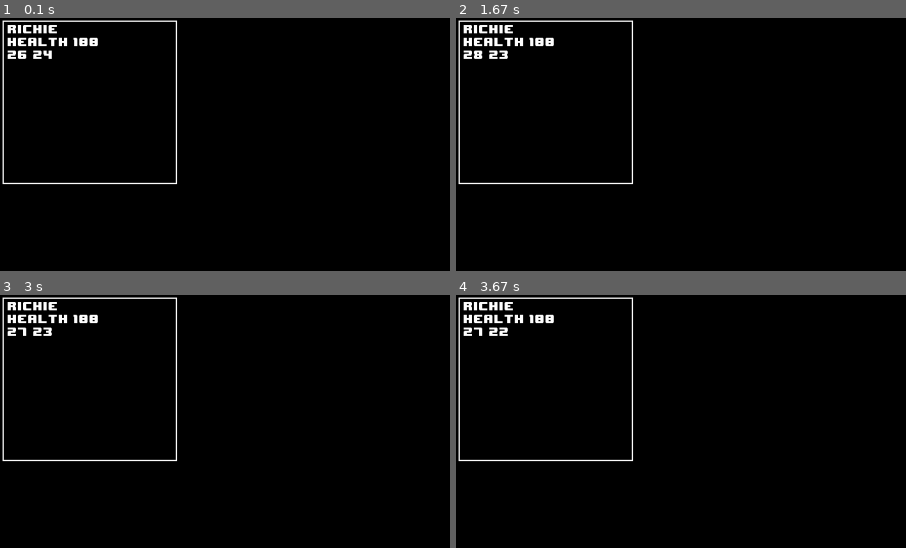
Above: before the commit, frames 1-4 (two rows, left to right).
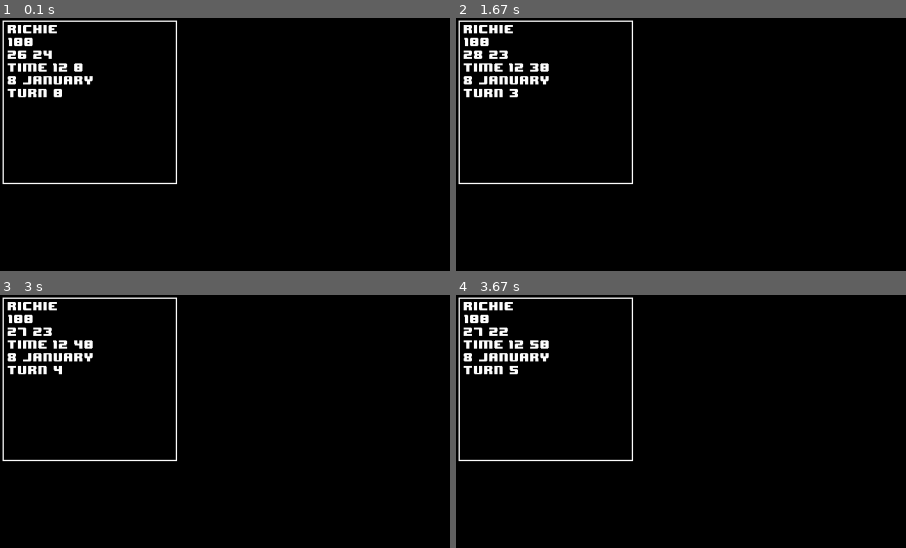
Above: after the commit, the same moments.

Repository: richpet9/pygame-tile-game
Game: pygame game, started from engine.py
Two runs of this game, one before a commit and one after it. Both use one fixed random seed, a clock stepped at 60 frames per second and the inputs below.
Inputs:
- Up to frame 1 (0.1 s): no input
- Up to frame 2 (1.67 s): hold D 0.33-0.8 s; hold W 0.83-1.13 s; hold D 1.17-1.63 s
- Up to frame 3 (3 s): hold A 1.67-2.2 s; tap E at 1.82 s; hold S 2.23-2.53 s; tap Enter at 2.57 s; hold A from 2.9 s (still down)
- Up to frame 4 (3.67 s): tap E at 3.05 s; release A at 3.3 s; hold W from 3.33 s (still down)
The pictures show only the part of the screen within x 0-50%, y 0-50%; the shares and areas given below are measured in that part.

The runs differ from the first frame. In frame 1, 1.7% of the frame differs, in the area x 1-22%, y 7-32%; in frame 2, 1.8%; in frame 3, 1.7%; in frame 4, 1.8%.

Commit message:
gamestats + hud updates

Diff:
--- a/engine.py
+++ b/engine.py
@@ -11,6 +11,17 @@
 import objects
 
 
+class GameStats:
+    '''
+    GameStats stores all the current stats for the game / life
+    '''
+
+    def __init__(self):
+        self.turn_count = 0
+        self.time = (12, 00)
+        self.date = (8, "January")
+
+
 class GameEngine:
     '''
     The driving force of the program, holds the main game loop
@@ -30,6 +41,9 @@
 
         # Create player variable
         self.player = None
+
+        # Create game stats
+        self.game_stats = GameStats()
 
         # Create Player Info hud
         self.player_info = hud.hud_PlayerInfo(
@@ -65,6 +79,20 @@
         # Active action reference
         self.active_action = None
 
+    def increment_turn(self):
+        '''
+        Increment one game turn
+        '''
+        self.game_stats.turn_count += 1
+        new_time = (self.game_stats.time[0], self.game_stats.time[1] + 10)
+        if(new_time[1] > 59):
+            new_time = (new_time[0] + 1, 0)
+        if(new_time[0] > 23):
+            new_time = (0, new_time[1])
+        self.game_stats.time = new_time
+
+        self.player_info.update_all_info(self.player, self.game_stats)
+
     def start(self):
         '''
         Begins the game loop
@@ -82,11 +110,12 @@
             self.map.tiles[i + 10][i + 10].contains_obj = new_tree
             self.objects.append(new_tree)
 
-        # Update HUD
-        self.player_info.update_all_player_info(self.player)
-
         # DEBUG: Set the camera to (0, 0) (temporary)
         self.camera.set_cells((0, 0))
+
+        # First time update of player HUD
+        self.player_info.update_all_info(
+            self.player, self.game_stats)
 
         # Start the main loop of the game
         self.main_loop()
@@ -124,6 +153,8 @@
                     # Get new nearby actions
                     self.nearby_actions.set_actions(player.get_nearby_actions(self.player,
                                                                               self.map.tiles))
+                    # Update HUD
+                    self.increment_turn()
                 else:
                     # Change active action
                     self.nearby_actions.move_active_action(
@@ -134,10 +165,15 @@
             if(inputs.get("return")):
                 if(GameEngine.state == "ACTIONS"):
                     if(self.nearby_actions.has_actions()):
-                        active_action = self.nearby_actions.action_list[
-                            self.nearby_actions.active_action]
+                        # Get the action
+                        active_action = self.nearby_actions.action_list[self.nearby_actions.active_action]
+
+                        # Commit the action
                         action_response = active_action.act()
 
+                        # Check response
+                        if(action_response.get("success")):
+                            self.increment_turn()
                         if(action_response.get('destroy_self')):
                             tile = self.map.tiles[active_action.cell[0]
                                                   ][active_action.cell[1]]
@@ -148,8 +184,8 @@
                             self.objects.append(
                                 action_response.get('spawned_objects')[0])
                         # Get new nearby actions
-                        self.nearby_actions.set_actions(player.get_nearby_actions(self.player,
-                                                                                  self.map.tiles))
+                        self.nearby_actions.set_actions(
+                            player.get_nearby_actions(self.player, self.map.tiles))
 
             # Update player info hud
             self.player_info.update_location(self.player.location)
--- a/hud.py
+++ b/hud.py
@@ -138,27 +138,73 @@
         self.name = None
         self.health = None
         self.location = None
-
-    def update_all_player_info(self, player):
+        self.time = None
+        self.date = None
+        self.turn_count = None
+
+    def update_all_info(self, player, game_stats):
         '''
         Update & Rerender all of the player info
         '''
-        self.name = self.font.render(player.name, False, WHITE)
+        self.update_name(player.name)
+        self.update_health(player.health)
+        self.update_location(player.location)
+        self.update_time(game_stats.time)
+        self.update_date(game_stats.date)
+        self.update_turn_count(game_stats.turn_count)
+
+    def update_name(self, name):
+        '''
+        Update only name
+        '''
+        self.name = self.font.render(
+            str(name),
+            False,
+            WHITE)
+
+    def update_health(self, health):
+        '''
+        Update only health
+        '''
         self.health = self.font.render(
-            'Health ' + str(player.health),
-            False,
-            WHITE)
-
-        self.update_location(player.location)
-
-    # DEBUG: In the future, we'll have separate methods to update each of the info items
-    # I can probably put these all in a dictionary...
+            str(health),
+            False,
+            WHITE)
+
     def update_location(self, location):
         '''
         Update only location
         '''
         self.location = self.font.render(
             str(location[0]) + ' ' + str(location[1]),
+            False,
+            WHITE)
+
+    def update_time(self, time):
+        '''
+        Update only time
+        '''
+        self.time = self.font.render(
+            "Time " + str(time[0]) + ' ' + str(time[1]),
+            False,
+            WHITE)
+
+    def update_date(self, date):
+        '''
+        Update only date
+        '''
+        self.date = self.font.render(
+            str(date[0]) + ' ' + str(date[1]),
+            False,
+            WHITE)
+
+    def update_turn_count(self, turn_count):
+        '''
+        Update only turn_count
+        '''
+        # TODO: Create colon character
+        self.turn_count = self.font.render(
+            "Turn " + str(turn_count),
             False,
             WHITE)
 
@@ -185,6 +231,20 @@
                                           2 * self.font.get_linesize() +
                                           2 * LINE_SPACING +
                                           (BORDER_WIDTH * 4)))
-
+        # Blit the time info
+        self.surface.blit(self.time, (BORDER_WIDTH * 6,
+                                      3 * self.font.get_linesize() +
+                                      3 * LINE_SPACING +
+                                      (BORDER_WIDTH * 4)))
+        # Blit the date info
+        self.surface.blit(self.date, (BORDER_WIDTH * 6,
+                                      4 * self.font.get_linesize() +
+                                      4 * LINE_SPACING +
+                                      (BORDER_WIDTH * 4)))
+        # Blit the turn info
+        self.surface.blit(self.turn_count, (BORDER_WIDTH * 6,
+                                            5 * self.font.get_linesize() +
+                                            5 * LINE_SPACING +
+                                            (BORDER_WIDTH * 4)))
         # Blit this hud's surface to the main hud surface
         surface_hud.blit(self.surface, (0, 0))
--- a/objects.py
+++ b/objects.py
@@ -33,6 +33,7 @@
         This is called when we actually want to do the action
         '''
         return {
+            "success": True,
             "spawned_objects": [self.obj_to_drop(self.cell[0], self.cell[1])],
             "destroy_self": self.destroy_self
         }
